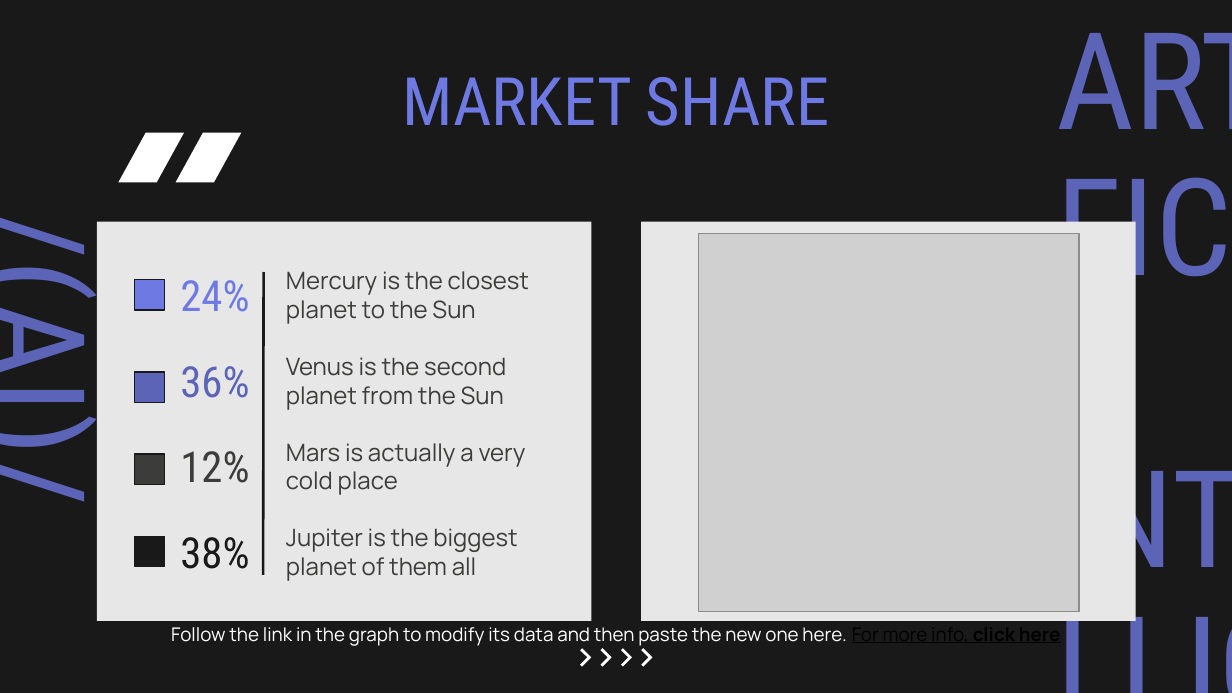
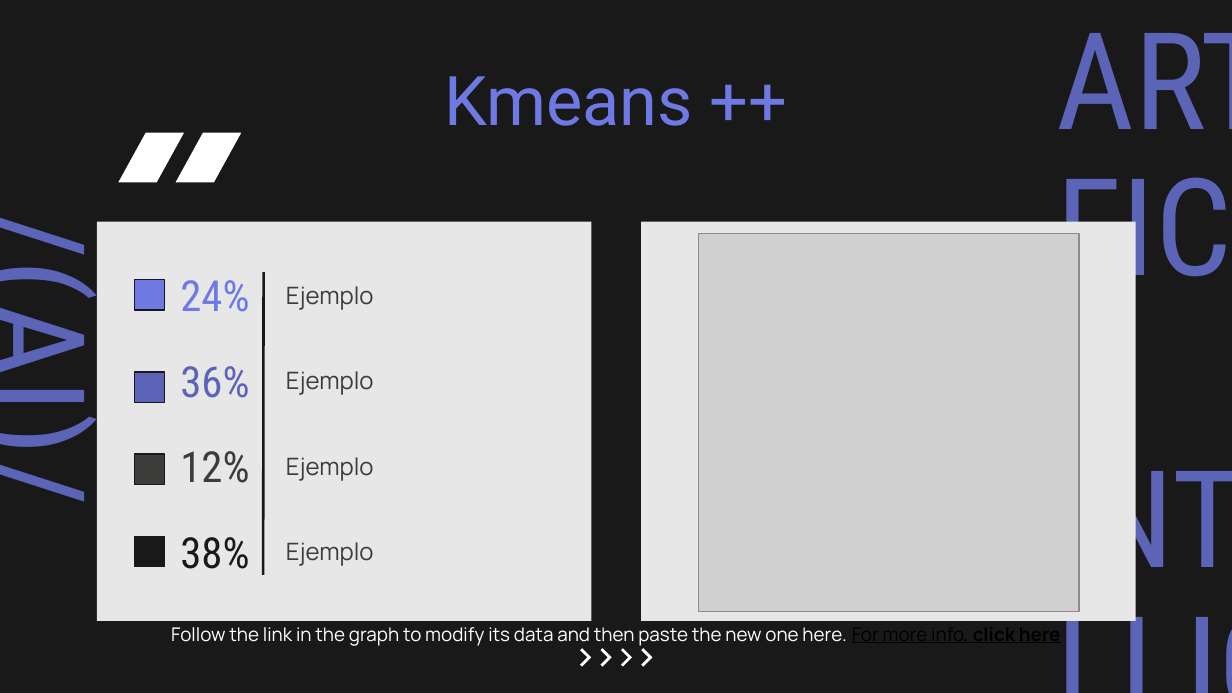
Before and after one commit to Paul-DanielPop/Tagging_Project, a slide deck: slide 17 of Documentos/Presentación_Grupo_150_ES.pptx (slide 19 before the commit). Drawn at 1232x693 pixels with LibreOffice and Linux fonts; fonts in the diff are those of the drawing; grey boxes stand for pictures. Boxes give left, top, right and bottom in pixels: in the first picture for what was removed or moved away, otherwise in the second. Text is boxed around its words. In the diff, an @@ line names an element or a change of style, - is before the commit and + after.

```diff
--- a/Documentos/Presentación_Grupo_150_ES.pptx
+++ b/Documentos/Presentación_Grupo_150_ES.pptx
@@ title at (444, 76, 693, 126): text changed; size 39 to 40 pt; font Roboto Condensed to Roboto @@
-MARKET SHARE
+Kmeans ++
@@ text at (286, 286, 374, 310): text changed @@
-Mercury is the closest planet to the Sun
+Ejemplo
@@ text at (286, 371, 374, 395): text changed @@
-Venus is the second planet from the Sun
+Ejemplo
@@ text at (286, 457, 374, 481): text changed @@
-Mars is actually a very cold place
+Ejemplo
@@ text at (286, 542, 374, 566): text changed @@
-Jupiter is the biggest planet of them all
+Ejemplo
```
Also in this commit, not shown: 4 other slides changed, 4 slides added, 9 slides removed.
